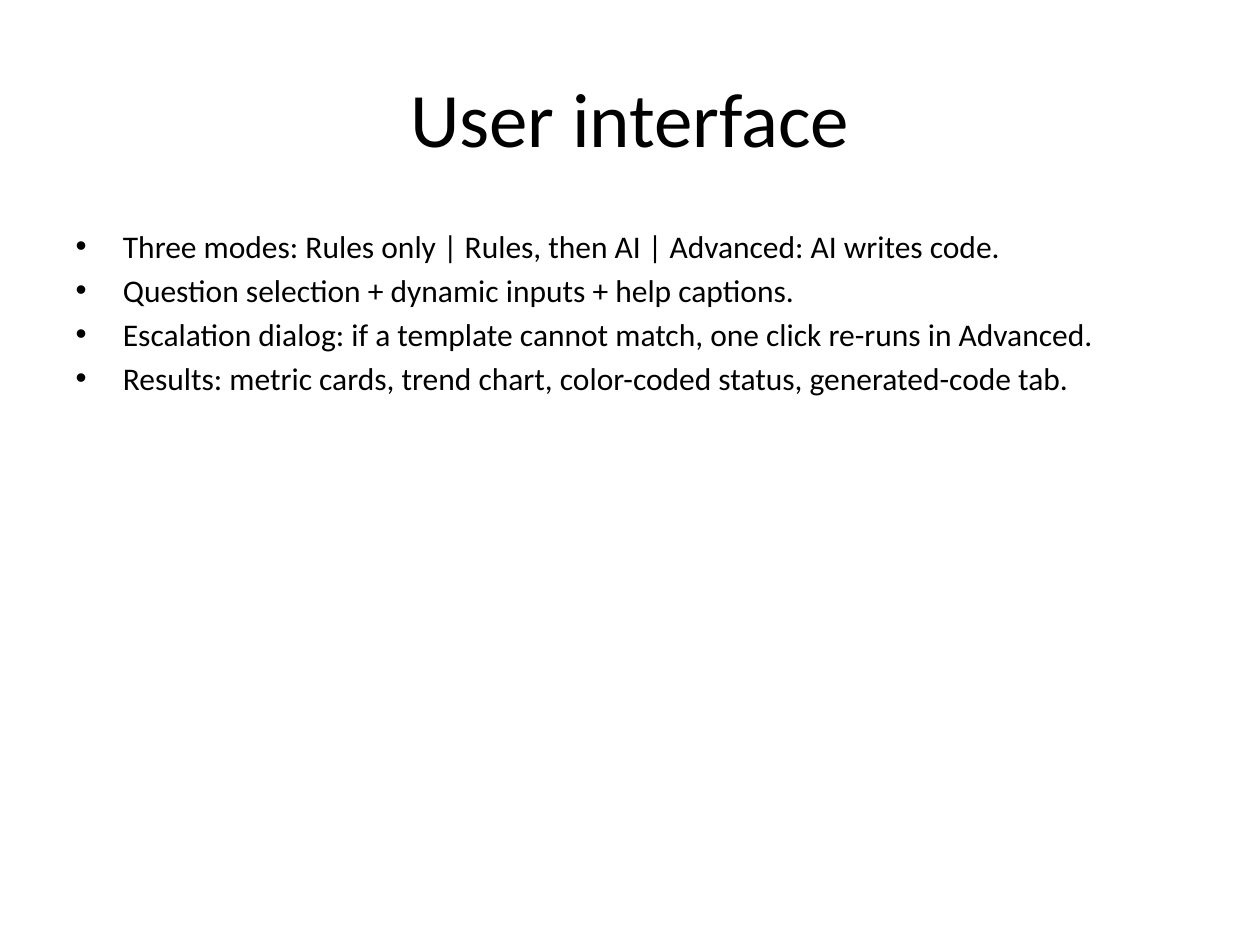
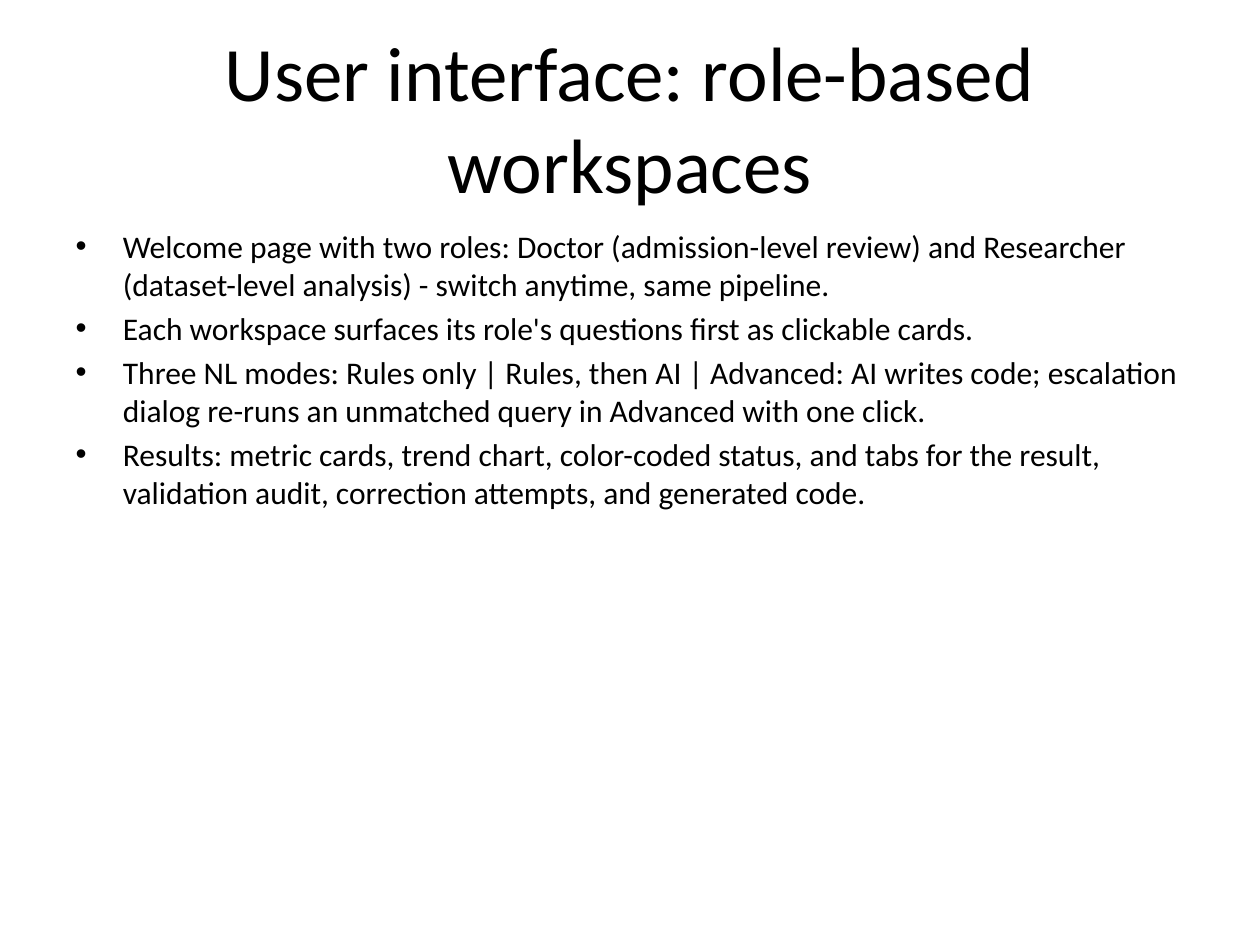
Before and after one commit to alonengel/seminar-project, a slide deck: slide 10 of docs/Clinical_Lab_Analysis_System.pptx. Drawn at 1260x945 pixels with LibreOffice and Linux fonts; fonts in the diff are those of the drawing. Boxes give left, top, right and bottom in pixels: in the first picture for what was removed or moved away, otherwise in the second. Text is boxed around its words. In the diff, an @@ line names an element or a change of style, - is before the commit and + after.

Commit message:
Sync docs with the role-based UI and current test suite.
Update DEMO, REPORT, SLIDES (+ regenerated deck), TEST_REPORT, TODO, and
the gap analysis for the Welcome page and Doctor/Researcher workspaces,
unify the drifting test counts to the verified 170 tests / 94% coverage,
and fill the decision log's missing July-August entries (drive
auto-download, role workspaces, UI polish, screenshot refresh).

```diff
--- a/docs/Clinical_Lab_Analysis_System.pptx
+++ b/docs/Clinical_Lab_Analysis_System.pptx
@@ title at [225, 47, 1034, 206]: text changed @@
-User interface
+User interface: role-based workspaces
@@ text at [123, 235, 1177, 510]: text changed @@
-• Three modes: Rules only | Rules, then AI | Advanced: AI writes code.
-• Question selection + dynamic inputs + help captions.
-• Escalation dialog: if a template cannot match, one click re-runs in Advanced.
-• Results: metric cards, trend chart, color-coded status, generated-code tab.
+• Welcome page with two roles: Doctor (admission-level review) and Researcher (dataset-level analysis) - switch anytime, same pipeline.
+• Each workspace surfaces its role's questions first as clickable cards.
+• Three NL modes: Rules only | Rules, then AI | Advanced: AI writes code; escalation dialog re-runs an unmatched query in Advanced with one click.
+• Results: metric cards, trend chart, color-coded status, and tabs for the result, validation audit, correction attempts, and generated code.
```
Also in this commit, not shown: 2 other slides changed, 7 other files.
